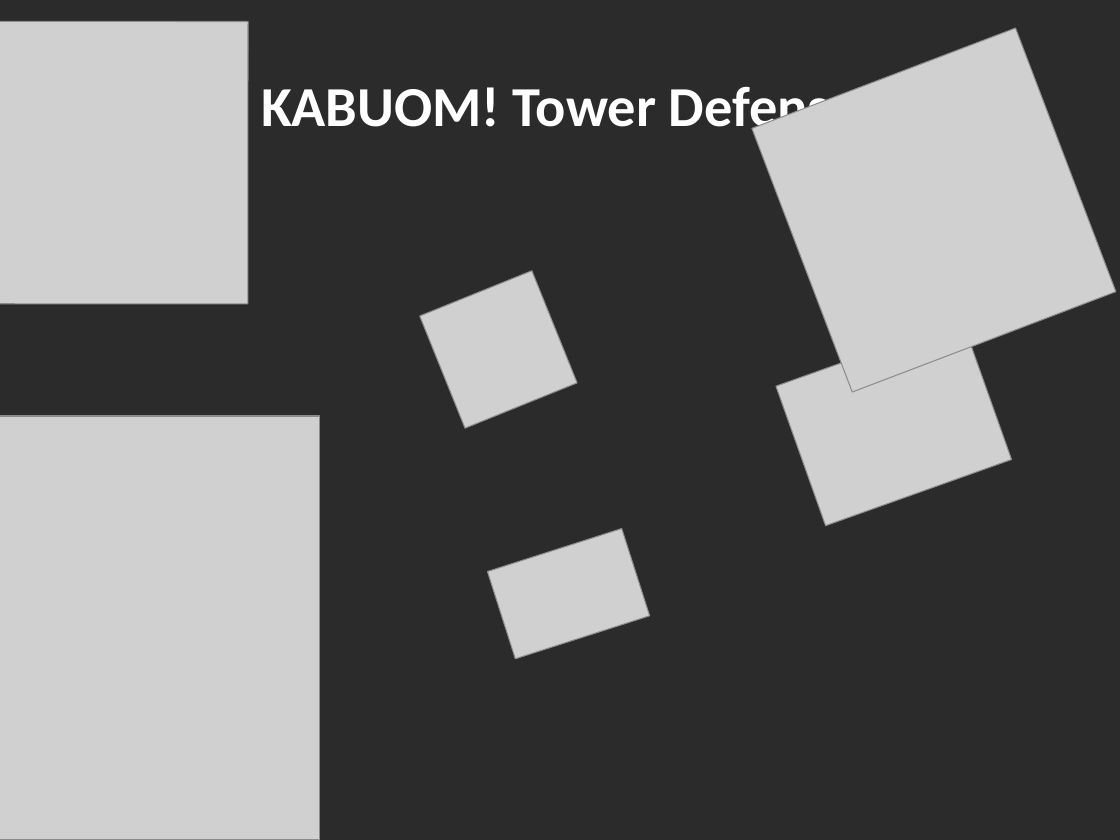
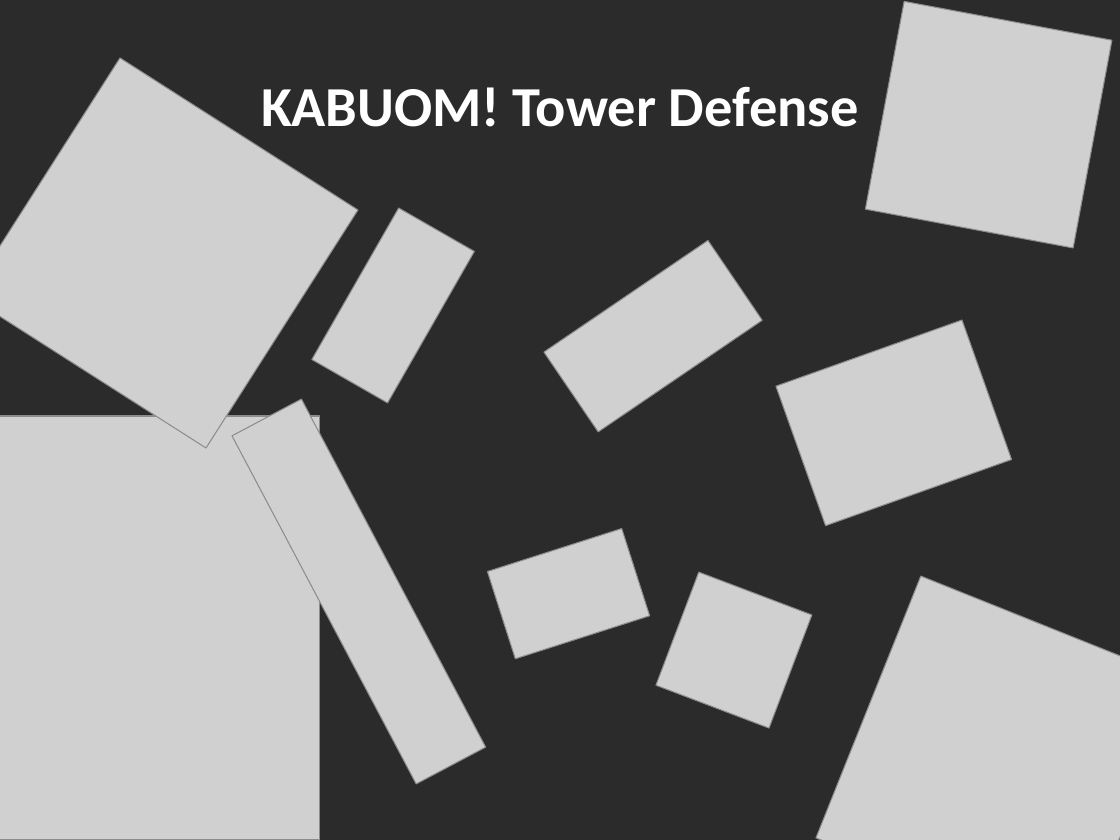
Before and after one commit to Leo1998/Kabuom, a slide deck: slide 1 of projektpräsentation.odp. Drawn at 1120x840 pixels with LibreOffice and Linux fonts; fonts in the diff are those of the drawing; grey boxes stand for pictures; background and template pictures are left out; a plain dark background stands for a picture behind light text. Boxes give left, top, right and bottom in pixels: in the first picture for what was removed or moved away, otherwise in the second. Text is boxed around its words. In the diff, an @@ line names an element or a change of style, - is before the commit and + after.

```diff
--- a/projektpräsentation.odp
+++ b/projektpräsentation.odp
@@ picture added at (866, 2, 1112, 248) @@
@@ picture at (0, 58, 358, 448): rotation 180 to 122 degrees @@
@@ picture added at (312, 208, 475, 403) @@
@@ picture added at (544, 240, 762, 432) @@
@@ picture added at (232, 399, 486, 785) @@
@@ picture at (656, 572, 812, 728): rotation 248 to 290 degrees @@
@@ picture at (816, 577, 1120, 840): rotation 249 to 291 degrees @@
```
Also in this commit, not shown: 2 other slides changed, 8 slides added, 3 slides removed, 5 other files.
